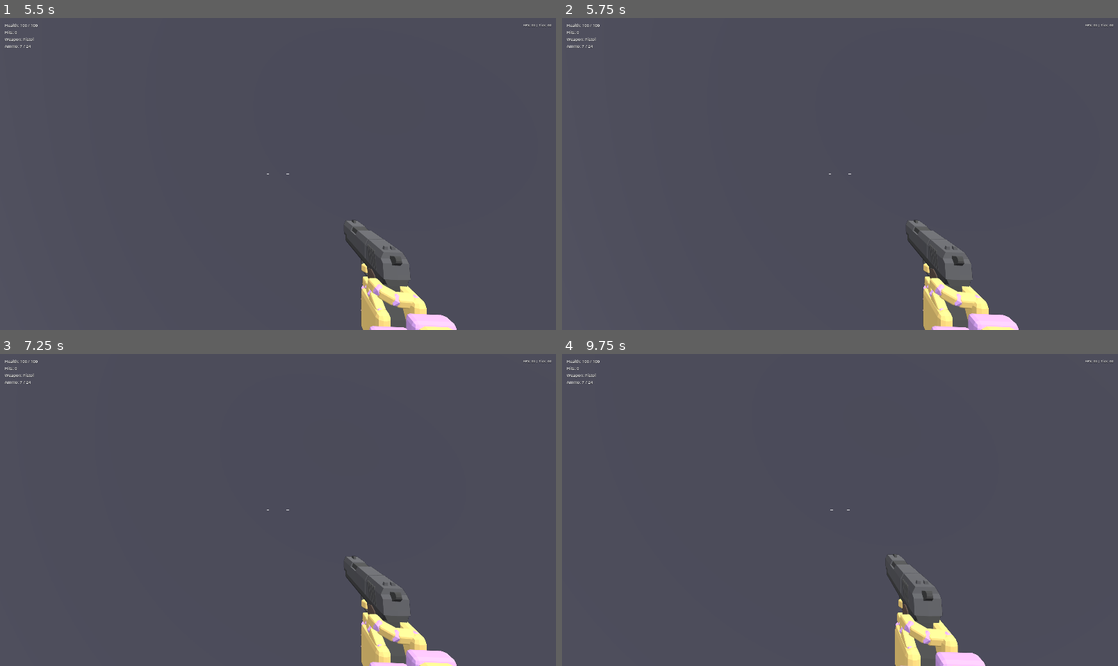
Above: before the commit, frames 1-4 (two rows, left to right).
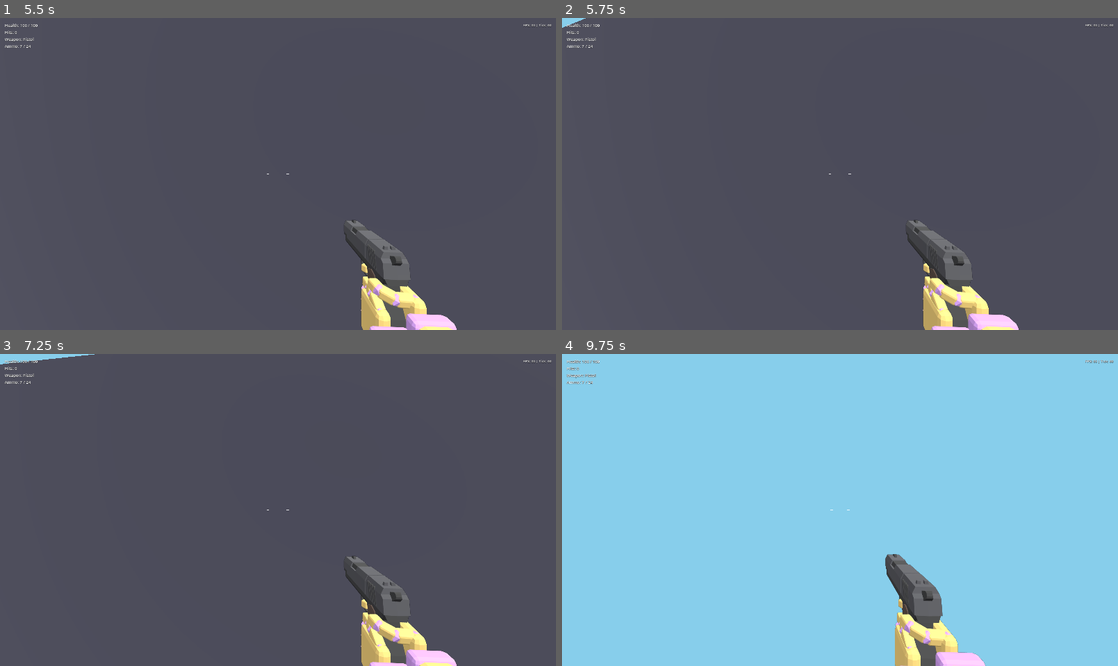
Above: after the commit, the same moments.

Repository: QuisVenator/blitzkampf-godot
Game: Godot game, scene res://scenes/ui/main_menu.tscn
Same seed, same stepped clock (60 frames per second), same inputs: the game is played once before the commit and once after it.
Inputs (mouse positions are in pixels of both pictures, inside the frame that each line leads up to):
- Up to frame 1 (5.5 s): click "Single player" at 0.5 s; move the mouse to (305, 174) at 1.27 s; hold W (move_forward) from 1.28 s (still down); tap Ctrl (crouch) at 1.35, 2.3, 3.6, 5.3 s; tap Space (jump) at 1.52, 1.55, 1.82, 2.1, 2.27, 2.57, 3.05, 3.77, 4.07, 4.52, 4.55, 4.82, 5.27 s; move the mouse to (250, 174) at 2.02 s; move the mouse to (289, 167) at 2.77 s; right-click (289, 167) at 2.85 s; move the mouse to (272, 180) at 3.52 s; move the mouse to (316, 177) at 4.27 s; click (316, 177) at 4.35 s; move the mouse to (233, 170) at 5.02 s; tap F (interact) at 5.1 s
- Up to frame 2 (5.75 s): keep holding W (move_forward); tap Space (jump) at 5.57 s
- Up to frame 3 (7.25 s): move the mouse to (283, 510) at 5.77 s; tap G (interact_alt) at 5.85 s; tap Space (jump) at 6.05, 6.77, 7.07 s; move the mouse to (255, 503) at 6.52 s; release W (move_forward) at 6.53 s; hold D (move_right) from 6.53 s (still down); tap Tab (scoreboard) at 6.6 s; tap Ctrl (crouch) at 6.8 s
- Up to frame 4 (9.75 s): move the mouse to (867, 510) at 7.27 s; release D (move_right) at 7.28 s; hold W (move_forward) 7.28-9.53 s; tap Shift (sprint) at 7.35 s; tap Space (jump) at 7.52, 7.55, 7.82, 8.27, 8.57, 8.85 s; move the mouse to (812, 510) at 8.02 s; tap Ctrl (crouch) at 8.1 s; move the mouse to (851, 503) at 8.77 s; tap Enter at 9.5 s; move the mouse to (834, 516) at 9.52 s; hold A (move_left) from 9.53 s (still down); right-click (834, 516) at 9.6 s

Frame 1 is identical in both runs. In frame 2, less than 0.1% of the frame differs, in the area x 0-68%, y 0-99%; in frame 3, 0.3%; in frame 4, 97%, in the area x 0-100%, y 0-100%.

Commit message:
Wall running (Titanfall-style): run, wall jump, camera roll, jump press edge in input (protocol 12), wallrun net scenario

Diff:
--- a/scripts/net/net.gd
+++ b/scripts/net/net.gd
@@ -15,7 +15,7 @@
 const REJECT_GRACE := 0.2
 
 ## A client is accepted only when this matches the server's (builds must agree).
-var protocol_version := 11
+var protocol_version := 12
 
 var role := Role.OFFLINE
 var address := "127.0.0.1"
--- a/scripts/net/net_input.gd
+++ b/scripts/net/net_input.gd
@@ -6,7 +6,7 @@
 ## Single player and the host's own player need neither.
 
 var _remote: RemoteInput
-var _counts: Array[int] = [0, 0, 0, 0]
+var _counts: Array[int] = [0, 0, 0, 0, 0]
 ## The previous tick's packet, sent along with the next so one lost packet is harmless.
 var _previous := PackedFloat32Array()
 ## Packets waiting out the simulated lag (`NetSim`): [release time ms, packet].
@@ -35,6 +35,7 @@
 	_counts[RemoteInput.Count.RELOAD] += 1 if frame.reload_pressed else 0
 	_counts[RemoteInput.Count.INTERACT] += 1 if frame.interact_pressed else 0
 	_counts[RemoteInput.Count.INTERACT_ALT] += 1 if frame.interact_alt_pressed else 0
+	_counts[RemoteInput.Count.JUMP] += 1 if frame.jump_pressed else 0
 	var packet := RemoteInput.pack(frame, _counts)
 	var combined := packet.duplicate()
 	combined.append_array(_previous)
--- a/scripts/player/input_frame.gd
+++ b/scripts/player/input_frame.gd
@@ -32,6 +32,7 @@
 var aim := false
 
 # Edge events: true only for the tick in which the button went down.
+var jump_pressed := false
 var crouch_pressed := false
 var reload_pressed := false
 var interact_pressed := false
@@ -39,6 +40,7 @@
 
 
 func clear_edges() -> void:
+	jump_pressed = false
 	crouch_pressed = false
 	reload_pressed = false
 	interact_pressed = false
--- a/scripts/player/local_input.gd
+++ b/scripts/player/local_input.gd
@@ -24,6 +24,7 @@
 	frame.fire = GameInput.held(&"fire")
 	frame.fire_secondary = GameInput.held(&"fire_secondary")
 	frame.aim = GameInput.held(&"aim")
+	frame.jump_pressed = GameInput.just_pressed(&"jump")
 	frame.crouch_pressed = GameInput.just_pressed(&"crouch")
 	frame.reload_pressed = GameInput.just_pressed(&"reload")
 	frame.interact_pressed = GameInput.just_pressed(&"interact")
--- a/scripts/player/movement_settings.gd
+++ b/scripts/player/movement_settings.gd
@@ -55,6 +55,34 @@
 @export var mantle_forward_speed := 5.0
 @export_range(0.0, 1.0) var mantle_momentum := 1.0
 
+@export_group("Wall run")
+## Jump or fall along a wall at this horizontal speed to start running on it.
+@export var wallrun_min_speed := 6.0
+## The run ends when the speed along the wall drops below this.
+@export var wallrun_stay_speed := 3.0
+## A wall this close to the body's side counts.
+@export var wallrun_reach := 0.35
+## The feet must be at least this high above the floor to start a run.
+@export var wallrun_min_height := 0.6
+@export var wallrun_max_duration := 4.0
+## Speed along the wall, which the run accelerates toward.
+@export var wallrun_speed := 10.0
+@export var wallrun_accel := 25.0
+## Gravity multiplier at the start and at the end of a run (it grows over the duration).
+@export var wallrun_gravity_start := 0.0
+@export var wallrun_gravity_end := 0.25
+## Vertical speed when a run starts (0 = purely horizontal; positive hops up onto the wall).
+@export var wallrun_entry_vertical_speed := 0.0
+## Speed pressing the body into the wall, so it keeps contact.
+@export var wallrun_stick := 1.5
+## Wall jump: up speed and speed away from the wall (the speed along it is kept).
+@export var wallrun_jump_up := 6.5
+@export var wallrun_jump_push := 6.0
+## Seconds after leaving a wall before any wall can be grabbed again.
+@export var wallrun_cooldown := 0.4
+## Camera roll (degrees) away from the wall while running.
+@export var wallrun_camera_roll := 10.0
+
 @export_group("Body")
 @export var standing_height := 1.8
 @export var crouch_height := 0.9
--- a/scripts/player/player.gd
+++ b/scripts/player/player.gd
@@ -32,6 +32,7 @@
 	VEL_X, VEL_Y, VEL_Z,
 	YAW, PITCH, STANCE, SLIDE, ON_FLOOR,
 	MANTLE, TARGET_X, TARGET_Y, TARGET_Z, MANTLE_SPEED,  # ledge climb: phase, where it ends, approach speed
+	WALL_RUN, WALL_NX, WALL_NZ, WALL_TIME, WALL_COOLDOWN,  # wall run: running, wall normal (x, z), time on it, cooldown
 	TICK,  # the server's physics tick
 	SIZE,
 }
@@ -146,6 +147,11 @@
 var _mantle := Mantle.NONE
 var _mantle_target := Vector3.ZERO
 var _mantle_speed := 0.0  # horizontal speed on approach
+var _wall_run := false
+var _wall_normal := Vector2.ZERO  # horizontal, pointing from the wall toward the body
+var _wall_time := 0.0
+var _wall_cooldown := 0.0
+var _view_roll := 0.0  # camera roll (radians) while wall running, local view only
 var _distance_since_step := 0.0
 var _eye_height := 0.0
 var _eye_tween: Tween
@@ -243,6 +249,8 @@
 	_pose_history.clear()
 	velocity = Vector3.ZERO
 	_mantle = Mantle.NONE
+	_wall_run = false
+	_wall_cooldown = 0.0
 	_step_offset = 0.0
 	_step_velocity = 0.0
 	_step_pending = 0.0
@@ -264,6 +272,7 @@
 		pitch = input.look_pitch
 		_error_offset = _error_offset.lerp(Vector3.ZERO, 1.0 - exp(-ERROR_SMOOTH_RATE * delta))
 		_settle_step_offset(delta)
+		_settle_view_roll(delta)
 	elif not is_multiplayer_authority():
 		_interpolate_remote()
 	if is_local or is_multiplayer_authority():
@@ -276,7 +285,7 @@
 
 func _update_camera() -> void:
 	var eye_position := get_global_transform_interpolated().origin + Vector3.UP * (_eye_height + _step_offset + _step_pending * Engine.get_physics_interpolation_fraction()) + _error_offset
-	head.global_transform = Transform3D(Basis.from_euler(Vector3(pitch, yaw, 0.0), EULER_ORDER_YXZ), eye_position)
+	head.global_transform = Transform3D(Basis.from_euler(Vector3(pitch, yaw, _view_roll), EULER_ORDER_YXZ), eye_position)
 
 
 func _physics_process(delta: float) -> void:
@@ -325,7 +334,9 @@
 	var grounded := is_on_floor() or (_grounded and _floor_just_below())
 	_grounded = grounded
 
+	_wall_cooldown = maxf(_wall_cooldown - delta, 0.0)
 	if not alive:
+		_wall_run = false
 		# Dead: no control, but still fall and settle.
 		velocity.x = 0.0
 		velocity.z = 0.0
@@ -336,6 +347,9 @@
 
 	if _mantle != Mantle.NONE:
 		_simulate_mantle(delta)
+		return
+	if _wall_run:
+		_simulate_wall_run(delta, has_wish, wish_dir)
 		return
 
 	_update_stance(has_wish, wish_dir, grounded, delta)
@@ -373,6 +387,16 @@
 			_mantle_target = target
 			_mantle_speed = horizontal_speed()
 			_simulate_mantle(delta)
+			return
+
+	if not grounded and has_wish and stance != Stance.SLIDING and _wall_cooldown <= 0.0:
+		var wall := _find_wall()
+		if wall != Vector3.ZERO:
+			_wall_run = true
+			_wall_normal = Vector2(wall.x, wall.z)
+			_wall_time = 0.0
+			velocity.y = settings.wallrun_entry_vertical_speed
+			_simulate_wall_run(delta, has_wish, wish_dir)
 			return
 
 	var height_before := global_position.y
@@ -387,6 +411,103 @@
 		_hide_step(global_position.y - height_before)
 	if not _replaying:
 		_track_footsteps(has_wish, delta)
+
+
+## A wall beside a fast, airborne body that it could run on: returns its horizontal normal (pointing
+## at the body), or `Vector3.ZERO`. Needs speed (`wallrun_min_speed`), height above the floor, and a
+## near-vertical wall within `wallrun_reach` at knee and chest height on the left or right, roughly
+## along the direction of travel (a head-on wall is not a run, it is a wall or a ledge).
+func _find_wall() -> Vector3:
+	var flat := Vector3(velocity.x, 0.0, velocity.z)
+	if flat.length() < settings.wallrun_min_speed:
+		return Vector3.ZERO
+	var forward := flat.normalized()
+	var space := get_world_3d().direct_space_state
+	var below := PhysicsRayQueryParameters3D.create(
+		global_position + Vector3.UP * 0.1, global_position + Vector3.DOWN * settings.wallrun_min_height, LEDGE_MASK)
+	if not space.intersect_ray(below).is_empty():
+		return Vector3.ZERO
+	var best := Vector3.ZERO
+	var best_distance := INF
+	for side in [-1.0, 1.0]:
+		var sideways: Vector3 = forward.cross(Vector3.UP) * side
+		var normal := _wall_normal_toward(space, sideways)
+		if normal == Vector3.ZERO or absf(normal.dot(forward)) > 0.6:
+			continue
+		var distance := _wall_distance(space, sideways)
+		if distance < best_distance:
+			best_distance = distance
+			best = normal
+	return best
+
+
+## Normal of the wall in direction `toward` (horizontal, unit) if both the knee and the chest ray hit a
+## near-vertical surface within reach, else `Vector3.ZERO`.
+func _wall_normal_toward(space: PhysicsDirectSpaceState3D, toward: Vector3) -> Vector3:
+	var total := Vector3.ZERO
+	for height: float in [0.5, 1.3]:
+		var from := global_position + Vector3.UP * height
+		var query := PhysicsRayQueryParameters3D.create(from, from + toward * (_capsule.radius + settings.wallrun_reach), LEDGE_MASK)
+		var hit := space.intersect_ray(query)
+		if hit.is_empty() or absf(hit.normal.y) > 0.25:
+			return Vector3.ZERO
+		total += hit.normal
+	var flat := Vector3(total.x, 0.0, total.z)
+	return flat.normalized() if flat.length() > 0.001 else Vector3.ZERO
+
+
+func _wall_distance(space: PhysicsDirectSpaceState3D, toward: Vector3) -> float:
+	var from := global_position + Vector3.UP * 0.9
+	var hit := space.intersect_ray(PhysicsRayQueryParameters3D.create(from, from + toward * (_capsule.radius + settings.wallrun_reach), LEDGE_MASK))
+	return from.distance_to(hit.position) if not hit.is_empty() else INF
+
+
+## One tick of a wall run: gravity mostly off (growing over the run), speed along the wall
+## accelerating to `wallrun_speed`, a little pressure into the wall. Ends when the wall ends, the
+## run is too slow or too long, forward input stops, crouch is pressed, the body lands, or in a
+## wall jump (jump pressed): off the wall with `wallrun_jump_push`, up with `wallrun_jump_up`,
+## keeping the speed along the wall.
+func _simulate_wall_run(delta: float, has_wish: bool, wish_dir: Vector2) -> void:
+	var normal := Vector3(_wall_normal.x, 0.0, _wall_normal.y)
+	_wall_time += delta
+	var along := Vector3(velocity.x, 0.0, velocity.z)
+	along -= normal * along.dot(normal)
+	var speed := along.length()
+	var heading := Vector2(along.x, along.z).normalized()
+
+	if _frame.jump_pressed:
+		var push := along.normalized() * speed + normal * settings.wallrun_jump_push
+		velocity = Vector3(push.x, settings.wallrun_jump_up, push.z)
+		if not _replaying:
+			jumped.emit()
+			_broadcast_sound(&"jump")
+		_end_wall_run()
+		move_and_slide()
+		return
+	var wall := _wall_normal_toward(get_world_3d().direct_space_state, -normal)
+	if _frame.crouch_pressed or not has_wish or heading.dot(wish_dir) <= 0.0 \
+			or wall == Vector3.ZERO or speed < settings.wallrun_stay_speed or _wall_time > settings.wallrun_max_duration:
+		_end_wall_run()
+		velocity.y += get_gravity().y * delta
+		move_and_slide()
+		return
+
+	_wall_normal = Vector2(wall.x, wall.z)
+	normal = wall
+	var direction := along.normalized()
+	speed = move_toward(speed, settings.wallrun_speed, settings.wallrun_accel * delta)
+	velocity.x = direction.x * speed - normal.x * settings.wallrun_stick
+	velocity.z = direction.z * speed - normal.z * settings.wallrun_stick
+	var gravity_scale := lerpf(settings.wallrun_gravity_start, settings.wallrun_gravity_end, clampf(_wall_time / settings.wallrun_max_duration, 0.0, 1.0))
+	velocity.y += get_gravity().y * gravity_scale * delta
+	move_and_slide()
+	if is_on_floor():
+		_end_wall_run()
+
+
+func _end_wall_run() -> void:
+	_wall_run = false
+	_wall_cooldown = settings.wallrun_cooldown
 
 
 ## Walking into a step (stairs, a curb) lifts the body onto it instead of stopping it, as
@@ -438,6 +559,16 @@
 	_step_pending = 0.0
 
 
+## Leans the view away from the wall during a wall run and back afterwards.
+func _settle_view_roll(delta: float) -> void:
+	var target := 0.0
+	if _wall_run:
+		var right := Basis(Vector3.UP, yaw) * Vector3.RIGHT
+		# Wall on the right: its normal points left (negative along `right`), and the view leans left (positive roll).
+		target = -signf(Vector3(_wall_normal.x, 0.0, _wall_normal.y).dot(right)) * deg_to_rad(settings.wallrun_camera_roll)
+	_view_roll = lerpf(_view_roll, target, 1.0 - exp(-10.0 * delta))
+
+
 ## Critically damped spring on `_step_offset` toward 0 (exact solution, so frame rate doesn't matter).
 func _settle_step_offset(delta: float) -> void:
 	if _step_pending != 0.0 and Engine.get_physics_frames() > _step_pending_tick:
@@ -674,6 +805,7 @@
 		velocity.x, velocity.y, velocity.z,
 		yaw, pitch, stance, _slide_elapsed, 1.0 if _grounded else 0.0,
 		_mantle, _mantle_target.x, _mantle_target.y, _mantle_target.z, _mantle_speed,
+		1.0 if _wall_run else 0.0, _wall_normal.x, _wall_normal.y, _wall_time, _wall_cooldown,
 		tick,
 	])
 	assert(snapshot.size() == Snap.SIZE)
@@ -834,6 +966,10 @@
 	_grounded = data[Snap.ON_FLOOR] > 0.5
 	_mantle_target = _snap_vector(data, Snap.TARGET_X)
 	_mantle_speed = data[Snap.MANTLE_SPEED]
+	_wall_run = data[Snap.WALL_RUN] > 0.5
+	_wall_normal = Vector2(data[Snap.WALL_NX], data[Snap.WALL_NZ])
+	_wall_time = data[Snap.WALL_TIME]
+	_wall_cooldown = data[Snap.WALL_COOLDOWN]
 
 
 ## Predicting client: the server tick whose state other players are drawn at right
--- a/scripts/player/remote_input.gd
+++ b/scripts/player/remote_input.gd
@@ -10,12 +10,12 @@
 enum Field {
 	SEQUENCE, MOVE_X, MOVE_Y, YAW, PITCH,
 	HELD,  # bit set of the HELD_* flags below
-	CROUCH_COUNT, RELOAD_COUNT, INTERACT_COUNT, INTERACT_ALT_COUNT,
+	CROUCH_COUNT, RELOAD_COUNT, INTERACT_COUNT, INTERACT_ALT_COUNT, JUMP_COUNT,
 	VIEW_TICK,
 	SIZE,
 }
 ## Indices into the running press counters (`pack`'s `counts`), in `Field` order.
-enum Count { CROUCH, RELOAD, INTERACT, INTERACT_ALT }
+enum Count { CROUCH, RELOAD, INTERACT, INTERACT_ALT, JUMP }
 const PACKET_SIZE := Field.SIZE
 ## Without news from the client for this long its player stops acting.
 const STALE_MS := 500
@@ -51,7 +51,7 @@
 	held |= HELD_AIM if frame.aim else 0
 	return PackedFloat32Array([
 		frame.sequence, frame.move.x, frame.move.y, frame.yaw, frame.pitch, held,
-		counts[Count.CROUCH], counts[Count.RELOAD], counts[Count.INTERACT], counts[Count.INTERACT_ALT],
+		counts[Count.CROUCH], counts[Count.RELOAD], counts[Count.INTERACT], counts[Count.INTERACT_ALT], counts[Count.JUMP],
 		frame.view_tick,
 	])
 
@@ -101,7 +101,7 @@
 	var frame := _unpack(packet)
 	var counts: Array[int] = [
 		int(packet[Field.CROUCH_COUNT]), int(packet[Field.RELOAD_COUNT]),
-		int(packet[Field.INTERACT_COUNT]), int(packet[Field.INTERACT_ALT_COUNT]),
+		int(packet[Field.INTERACT_COUNT]), int(packet[Field.INTERACT_ALT_COUNT]), int(packet[Field.JUMP_COUNT]),
 	]
 	if _seen.is_empty():
 		_seen = counts.duplicate()
@@ -110,6 +110,7 @@
 	frame.reload_pressed = counts[Count.RELOAD] > _seen[Count.RELOAD]
 	frame.interact_pressed = counts[Count.INTERACT] > _seen[Count.INTERACT]
 	frame.interact_alt_pressed = counts[Count.INTERACT_ALT] > _seen[Count.INTERACT_ALT]
+	frame.jump_pressed = counts[Count.JUMP] > _seen[Count.JUMP]
 	_seen = counts
 	_last = frame
 	_last_sequence = frame.sequence
--- a/scripts/player/scripted_input.gd
+++ b/scripts/player/scripted_input.gd
@@ -17,6 +17,7 @@
 	result.fire = frame.fire
 	result.fire_secondary = frame.fire_secondary
 	result.aim = frame.aim
+	result.jump_pressed = frame.jump_pressed
 	result.crouch_pressed = frame.crouch_pressed
 	result.reload_pressed = frame.reload_pressed
 	result.interact_pressed = frame.interact_pressed
--- /dev/null
+++ b/tools/net_scenarios/wallrun.gd
@@ -0,0 +1,45 @@
+extends NetScenario
+## A client with 80 ms of lag and 3% loss runs along the arena's west wall (the server puts it there,
+## airborne and fast). Client and server must both be wall running, the client's prediction must
+## agree with the server (small corrections), and the run must end without a lasting disagreement.
+
+
+func run_server() -> void:
+	await wait_until(func() -> bool: return players().size() == 1)
+	var player := players()[0]
+	await wait_seconds(2.0)
+	player.teleport(Vector3(-19.6, 2.5, 15.0), 0.0)
+	player.velocity = Vector3(0.0, 0.0, -9.0)
+	var ran := false
+	var deadline := Time.get_ticks_msec() + 2500
+	while Time.get_ticks_msec() < deadline:
+		await get_tree().physics_frame
+		ran = ran or player.get("_wall_run")
+	check("server runs the player along the wall", ran)
+	await wait_seconds(6.0)
+
+
+func run_client() -> void:
+	await wait_until(func() -> bool: return main.local_player != null)
+	var me := main.local_player
+	await wait_until(func() -> bool: return me._synced)
+	var scripted := script_local_player()
+	scripted.frame.move = Vector2(0, -1)
+	# Wait for the server's teleport next to the wall.
+	await wait_until(func() -> bool: return me.global_position.x < -15.0, 15.0)
+	var ran := false
+	var worst := 0.0
+	var settled := Time.get_ticks_msec() + 1000  # the teleport itself makes the client snap and re-sync first
+	var deadline := settled + 1300
+	while Time.get_ticks_msec() < deadline:
+		await get_tree().physics_frame
+		ran = ran or me.get("_wall_run")
+		if Time.get_ticks_msec() > settled:
+			worst = maxf(worst, me._error_offset.length())
+	check("client predicts the wall run", ran)
+	check("corrections stay small (worst %.2f m)" % worst, worst < 0.5)
+	scripted.frame = InputFrame.new()
+	await wait_seconds(2.0)
+	var server_pos := Vector3(me.snapshot[Player.Snap.POS_X], me.snapshot[Player.Snap.POS_Y], me.snapshot[Player.Snap.POS_Z])
+	var gap := me.global_position.distance_to(server_pos)
+	check("client agrees with the server afterwards (gap %.3f m)" % gap, gap < 0.1)
--- a/tools/net_test.gd
+++ b/tools/net_test.gd
@@ -15,6 +15,7 @@
 	["shoot", 2, [], ["--server"]],
 	["weapons", 1, [], ["--server"]],
 	["prediction", 1, ["--net-lag=80", "--net-loss=3"], ["--server"]],
+	["wallrun", 1, ["--net-lag=80", "--net-loss=3"], ["--server"]],
 	["console", 1, [], ["--server", "--cheats"]],
 	["version_mismatch", 1, ["--protocol=999"], ["--server"]],
 	["host", 1, [], ["--host"]],
--- a/tools/smoke_test.gd
+++ b/tools/smoke_test.gd
@@ -130,6 +130,7 @@
 
 	await _test_ledge()
 	await _test_stairs()
+	await _test_wall_run()
 	await _test_akimbo()
 	await _test_pause()
 	await _test_bot()
@@ -234,6 +235,66 @@
 	await _frames(5)
 
 
+## A long wall at x = -11.5: a fast airborne body alongside it runs on it (sinking slowly, keeping its
+## speed), a jump press throws it off the wall, a low start or a head-on wall is no run.
+func _test_wall_run() -> void:
+	Input.action_release(&"move_forward")
+	var body := StaticBody3D.new()
+	var shape := CollisionShape3D.new()
+	var box := BoxShape3D.new()
+	box.size = Vector3(1.0, 10.0, 40.0)
+	shape.shape = box
+	body.add_child(shape)
+	body.position = Vector3(-12.0, 5.0, -2.0)
+	_main.add_child(body)
+	await _frames(2)
+
+	_player.teleport(Vector3(-11.2, 3.0, 16.0), 0.0)
+	await _frames(10)
+	_player.velocity = Vector3(0.0, 0.0, -9.0)
+	Input.action_press(&"move_forward")
+	await _frames(25)
+	var running: bool = _player.get("_wall_run")
+	_check("a fast jump along a wall starts a wall run", running)
+	_check("the run keeps its speed (%.1f)" % _player.horizontal_speed(), _player.horizontal_speed() > 9.0)
+	_check("and barely sinks", _player.global_position.y > 2.0)
+	_check("the view leans away from the wall (roll %.2f)" % _player.get("_view_roll"), absf(_player.get("_view_roll")) > 0.05)
+	Input.action_press(&"jump")
+	await _frames(2)
+	Input.action_release(&"jump")
+	_check("a jump press wall-jumps off the wall", not _player.get("_wall_run") and _player.velocity.x > 4.0 and _player.velocity.y > 4.0)
+	await _frames(6)
+	_check("the cooldown stops an instant re-grab", not _player.get("_wall_run"))
+	Input.action_release(&"move_forward")
+	await _frames(60)
+
+	_player.teleport(Vector3(-11.2, 0.2, 16.0), 0.0)
+	await _frames(5)
+	_player.velocity = Vector3(0.0, 0.0, -9.0)
+	Input.action_press(&"move_forward")
+	var started := false
+	for i in 40:
+		await _frames(1)
+		started = started or _player.get("_wall_run")
+	Input.action_release(&"move_forward")
+	_check("no wall run near the floor", not started)
+
+	_player.teleport(Vector3(-8.0, 3.0, 5.0), PI / 2.0)
+	_player.input.set_look(PI / 2.0, 0.0)
+	await _frames(5)
+	_player.velocity = Vector3(-9.0, 0.0, 0.0)
+	Input.action_press(&"move_forward")
+	started = false
+	for i in 30:
+		await _frames(1)
+		started = started or _player.get("_wall_run")
+	Input.action_release(&"move_forward")
+	_check("no wall run head-on into a wall", not started)
+	body.queue_free()
+	_player.input.set_look(0.0, 0.0)
+	await _frames(30)
+
+
 ## Console commands run offline through the same path as on a server.
 func _test_console() -> void:
 	var commands := DebugCommands.new()
Not shown, added: tools/net_scenarios/wallrun.gd.uid
Not shown, changed: AGENTS.md
Not shown, changed: TODO.md
